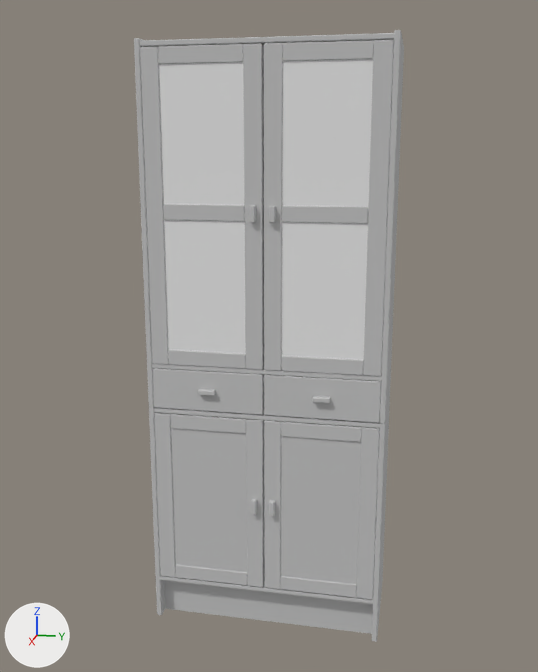
Renders of the Blender file blender_ws/glasscase.blend from each side of a commit.
Camera for both pictures: a camera (50 mm lens) standing at (2.47, 0.48, 1.65) and looking at (0.0, -0.02, 1.03). Arrows for +X, +Y and +Z are at lower left; the lights stay in place.

Objects in the first picture: 'glasscase'.
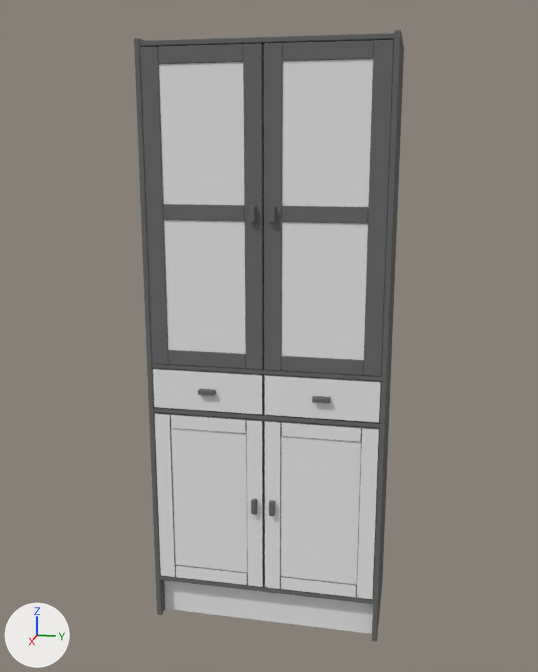
Where the change shows, as pixel boxes (x1, y1, x2, y2) in the pictures (538 x 672 px):
'glasscase', recoloured
    both: (134, 30, 404, 642)
part 1 of me_sweethome3d_window_pane_on_hinge_2_13, recoloured
    both: (153, 369, 380, 634)

What changed in the scene script:
```text
Change mat_bone:
    mat_bone.base_color: (0.561, 0.561, 0.561) -> (0.157, 0.157, 0.157)  # light grey #c5c5c5 -> dark grey #6e6e6e
Change me_sweethome3d_window_pane_on_hinge_2_13:
    where me_sweethome3d_window_pane_on_hinge_2_13.from_pydata(...)  # 968 vertices, 1556 faces; spans x -40.0..40.0, y 0.0..198.0, z -20.0..19.0
    used by ob_glasscase; location = (0.0, 0.0, 0.0); rotation_euler = (1.571, 0.0, -1.571), in degrees (90, 0, -90); scale = (0.01, 0.01, 0.01)
    me_sweethome3d_window_pane_on_hinge_2_13 part 1: 26 of the faces centred in x -36.0..36.0, y 5.0..89.0, z -18.0..-14.0 switch from mat_bone (light grey #c5c5c5) to mat_flltgrey (white #eaeaea)
```
